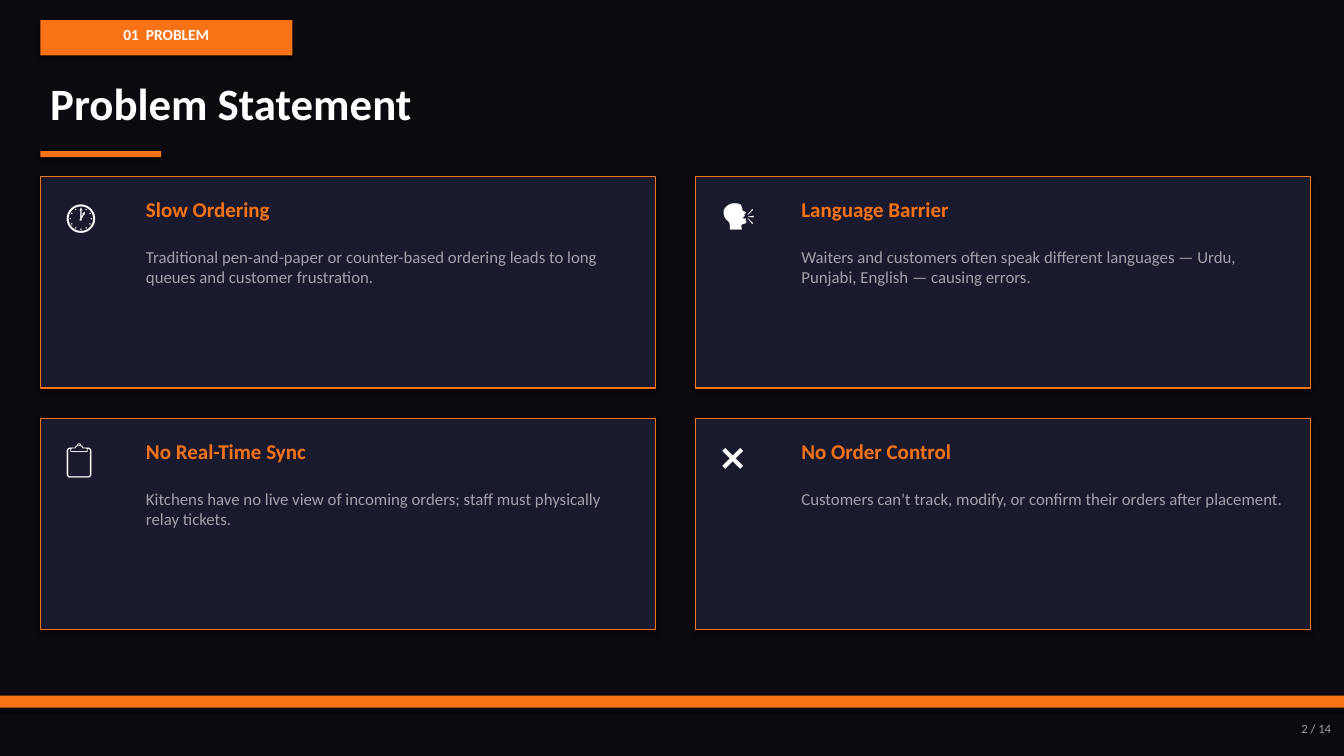
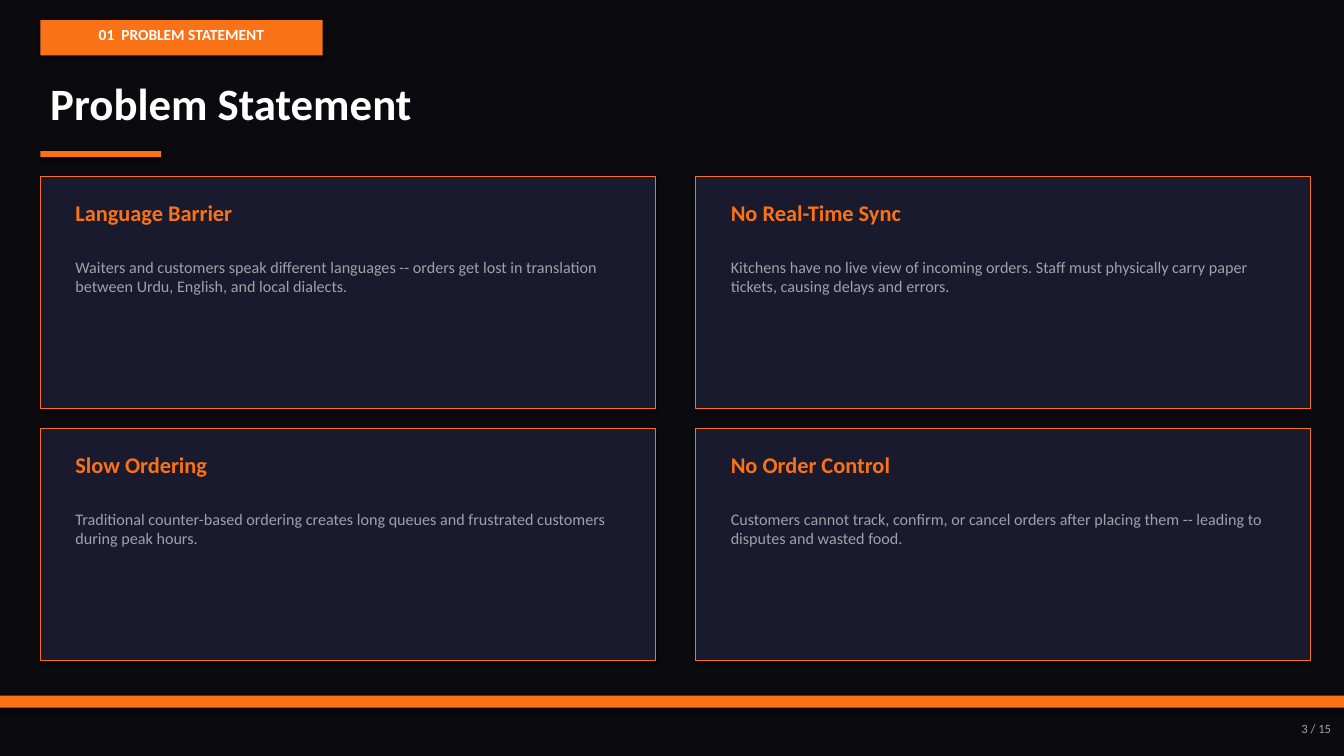
Before and after one commit to daniyalbettani/voice-restaurant-ai, a slide deck: slide 3 of VoiceBite_AI_Presentation.pptx (slide 2 before the commit). Drawn at 1344x756 pixels with LibreOffice and Linux fonts; fonts in the diff are those of the drawing. Boxes give left, top, right and bottom in pixels: in the first picture for what was removed or moved away, otherwise in the second. Text is boxed around its words. In the diff, an @@ line names an element or a change of style, - is before the commit and + after.

```diff
--- a/VoiceBite_AI_Presentation.pptx
+++ b/VoiceBite_AI_Presentation.pptx
@@ rectangle: place and size @@
-rectangle at <box>40,20,292,55</box>
+rectangle at <box>40,20,323,55</box>
@@ text at <box>99,30,264,40</box>: text changed @@
-01 PROBLEM
+01 PROBLEM STATEMENT
@@ rectangle: place and size @@
-rectangle at <box>40,176,655,388</box>
+rectangle at <box>40,176,655,408</box>
@@ rectangle: place and size @@
-rectangle at <box>696,176,1311,388</box>
+rectangle at <box>696,176,1311,408</box>
@@ text removed at <box>55,189,136,259</box> @@
-🕐
@@ text "Language Barrier": place and size @@
-text "Language Barrier" at <box>801,202,948,221</box>
+text "Language Barrier" at <box>75,205,232,225</box>
@@ text removed at <box>711,189,791,259</box> @@
-🗣️
@@ size 15 to 16 pt in 4 elements at <box>731,457,890,473</box>, <box>75,457,207,477</box>, <box>75,205,232,225</box>, <box>731,205,901,225</box> @@
@@ text "No Real-Time Sync": place and size @@
-text "No Real-Time Sync" at <box>146,444,306,463</box>
+text "No Real-Time Sync" at <box>731,205,901,225</box>
@@ text added at <box>75,262,596,295</box>, 11.5 pt, text #A1A1AA @@
+Waiters and customers speak different languages -- orders get lost in translation between Urdu, English, and local dialects.
@@ text removed at <box>146,251,596,286</box> @@
-Traditional pen-and-paper or counter-based ordering leads to long queues and customer frustration.
@@ text at <box>731,262,1247,295</box>: text changed; size 12 to 11.5 pt @@
-Kitchens have no live view of incoming orders; staff must physically relay tickets.
+Kitchens have no live view of incoming orders. Staff must physically carry paper tickets, causing delays and errors.
@@ text removed at <box>801,251,1235,286</box> @@
-Waiters and customers often speak different languages — Urdu, Punjabi, English — causing errors.
@@ rectangle: place and size @@
-rectangle at <box>40,418,655,630</box>
+rectangle at <box>40,429,655,660</box>
@@ text removed at <box>55,431,136,501</box> @@
-📋
@@ text "Slow Ordering": place and size @@
-text "Slow Ordering" at <box>146,202,270,221</box>
+text "Slow Ordering" at <box>75,457,207,477</box>
@@ rectangle: place and size @@
-rectangle at <box>696,418,1311,630</box>
+rectangle at <box>696,429,1311,660</box>
@@ text removed at <box>711,431,791,501</box> @@
-❌
@@ text "No Order Control": place and size @@
-text "No Order Control" at <box>801,444,951,459</box>
+text "No Order Control" at <box>731,457,890,473</box>
@@ text added at <box>75,514,605,547</box>, 11.5 pt, text #A1A1AA @@
+Traditional counter-based ordering creates long queues and frustrated customers during peak hours.
@@ text at <box>731,514,1262,547</box>: text changed; size 12 to 11.5 pt @@
-Customers can't track, modify, or confirm their orders after placement.
+Customers cannot track, confirm, or cancel orders after placing them -- leading to disputes and wasted food.
@@ text at <box>1301,725,1331,733</box>: text changed @@
-2 / 14
+3 / 15
```
Also in this commit, not shown: 11 other slides changed, 3 slides added, 2 slides removed, 3 other files.
